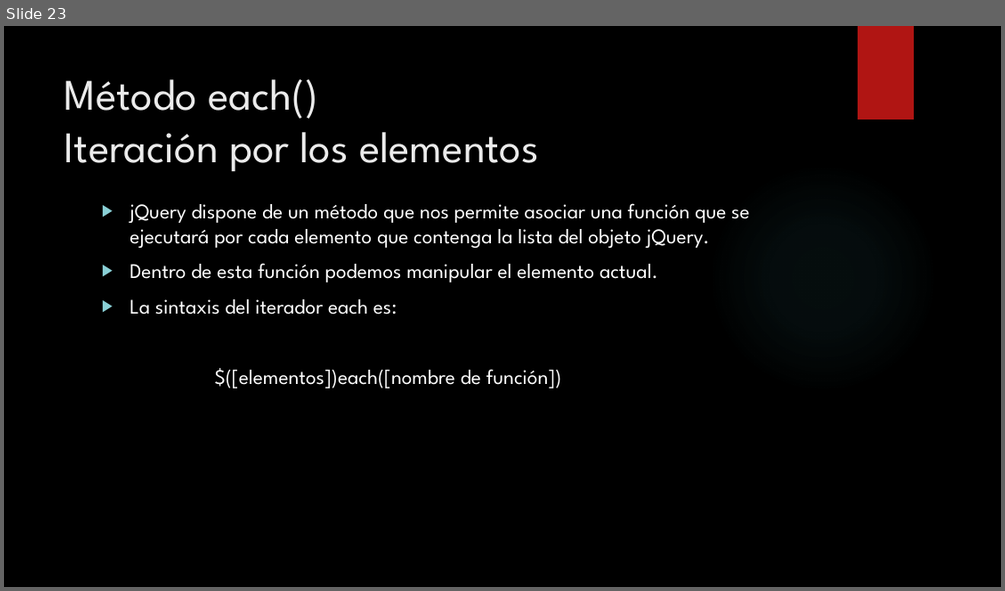
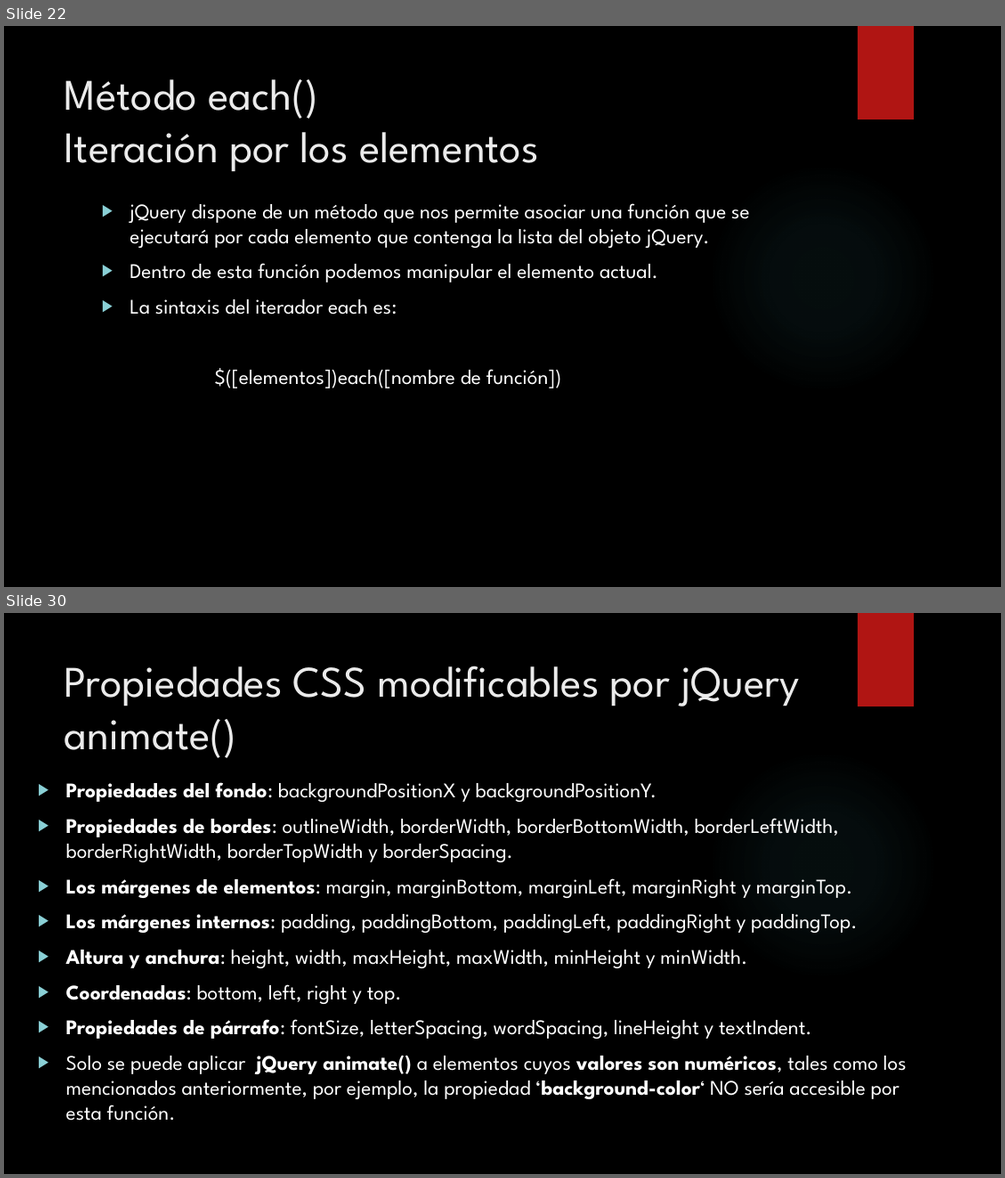
Before and after one commit to yamicamera/cursoJS, a slide deck: JQuery.pptx. Shown one above the other, each under a label of ours: slide 23 before the commit, slides 22 and 30 after it; the slides between them are not shown. The pictures are 1005x591 and 1005x1178 pixels, drawn with LibreOffice and Linux fonts; fonts in the diff are those of the drawing; background and template pictures are left out. Boxes give left, top, right and bottom in pixels: in the first picture for what was removed or moved away, otherwise in the second. Text is boxed around its words. In the diff, an @@ line names an element or a change of style, - is before the commit and + after.

```diff
--- a/JQuery.pptx
+++ b/JQuery.pptx
@@ slide 30 added at [4, 613, 1001, 1174], background picture (left out); not listed: 2 template elements that a slide beside it also shows @@
@@ title added at [65, 666, 799, 758], 42 pt, text #EBEBEB @@
+Propiedades CSS modificables por jQuery animate()
@@ text added at [66, 782, 906, 1120], 20 pt, text #FFFFFF @@
+▶ Propiedades del fondo: backgroundPositionX y backgroundPositionY.
+▶ Propiedades de bordes: outlineWidth, borderWidth, borderBottomWidth, borderLeftWidth, borderRightWidth, borderTopWidth y borderSpacing.
+▶ Los márgenes de elementos: margin, marginBottom, marginLeft, marginRight y marginTop.
+▶ Los márgenes internos: padding, paddingBottom, paddingLeft, paddingRight y paddingTop.
+▶ Altura y anchura: height, width, maxHeight, maxWidth, minHeight y minWidth.
+▶ Coordenadas: bottom, left, right y top.
+▶ Propiedades de párrafo: fontSize, letterSpacing, wordSpacing, lineHeight y textIndent.
+▶ Solo se puede aplicar jQuery animate() a elementos cuyos valores son numéricos, tales como los mencionados anteriormente, por ejemplo, la propiedad ‘background-color‘ NO sería accesible por esta función.
@@ what was slide 23 is now slide 22 @@
```
Also in this commit, not shown: 8 other slides added, 3 slides removed.
